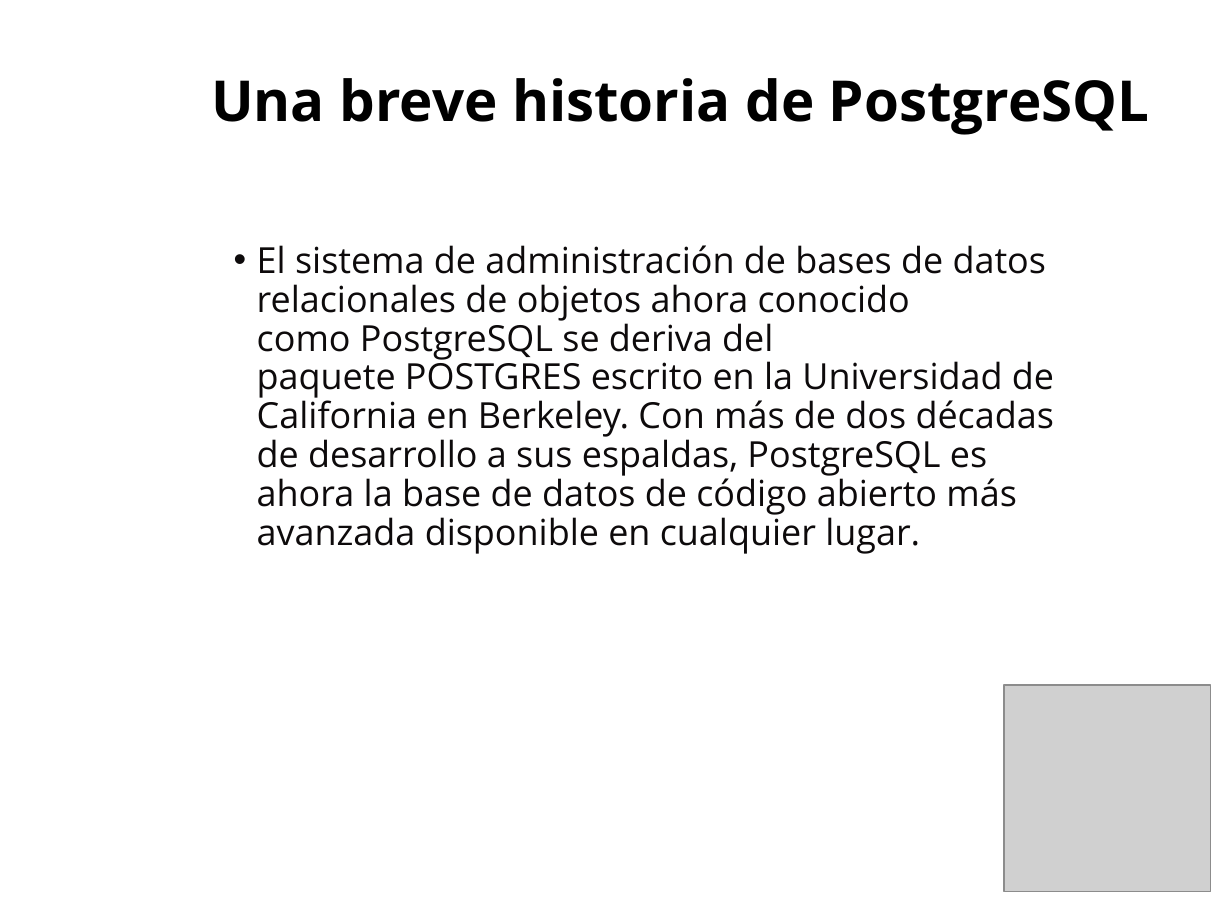
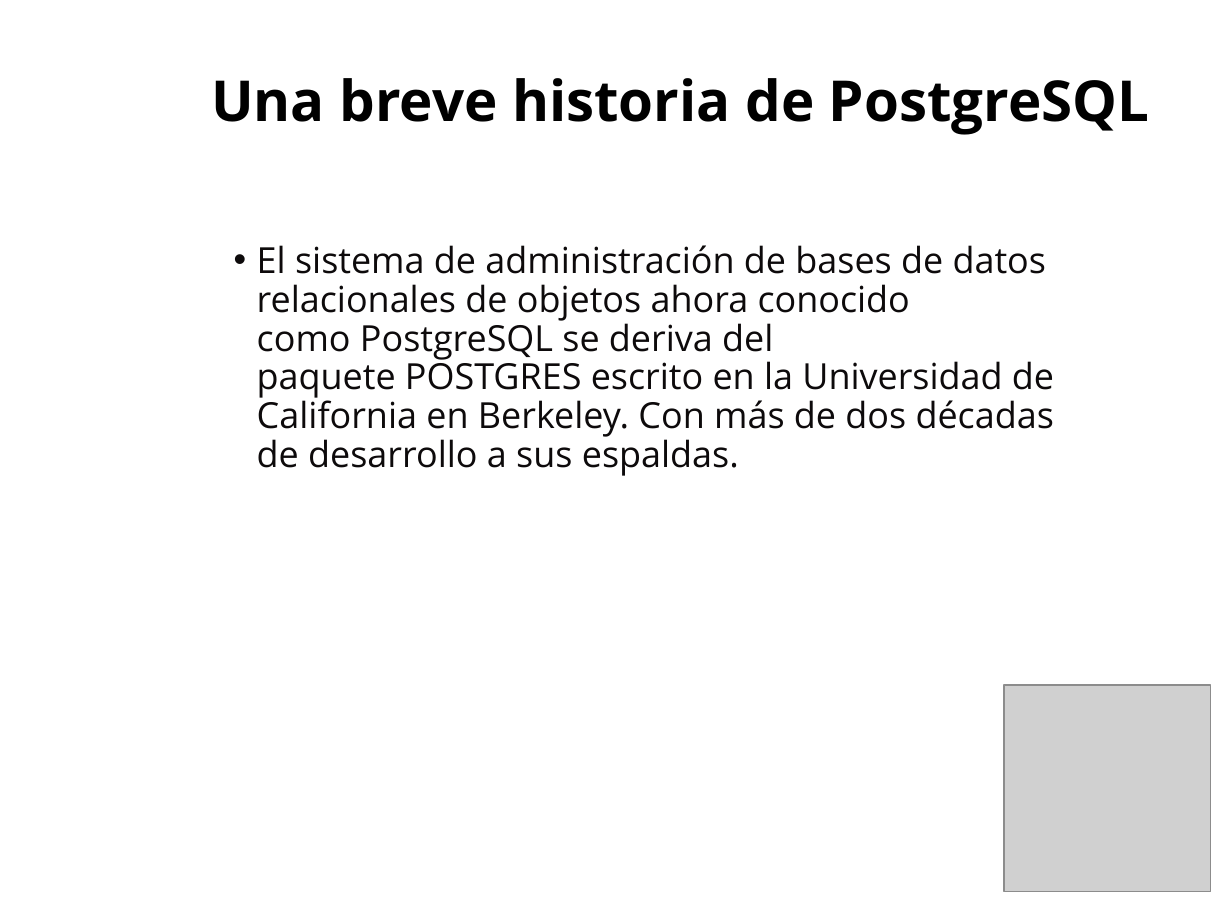
Before and after one commit to jpedrozac/BASES-DE-DATOS-SEG-SEMESTRE, a slide deck: slide 3 of postgresql.ppt. Drawn at 1232x924 pixels with LibreOffice and Linux fonts; fonts in the diff are those of the drawing; grey boxes stand for pictures. Boxes give left, top, right and bottom in pixels: in the first picture for what was removed or moved away, otherwise in the second. Text is boxed around its words. In the diff, an @@ line names an element or a change of style, - is before the commit and + after.

```diff
--- a/postgresql.ppt
+++ b/postgresql.ppt
@@ text at [257, 245, 1054, 476]: text changed @@
-• El sistema de administración de bases de datos relacionales de objetos ahora conocido como PostgreSQL se deriva del paquete POSTGRES escrito en la Universidad de California en Berkeley. Con más de dos décadas de desarrollo a sus espaldas, PostgreSQL es ahora la base de datos de código abierto más avanzada disponible en cualquier lugar.
+• El sistema de administración de bases de datos relacionales de objetos ahora conocido como PostgreSQL se deriva del paquete POSTGRES escrito en la Universidad de California en Berkeley. Con más de dos décadas de desarrollo a sus espaldas.
```
Also in this commit, not shown: 5 other slides changed, 2 slides added, 1 slide removed, 1 other file.
